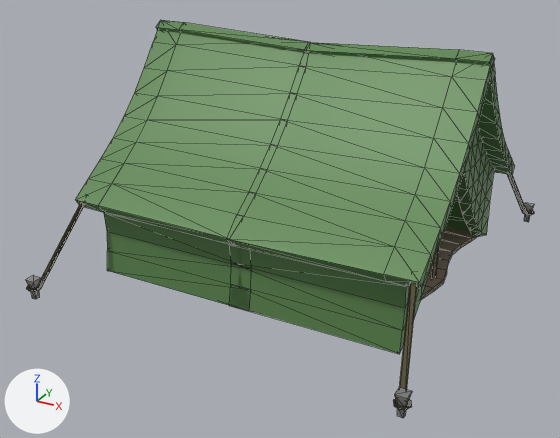
Before and after pictures for a commit that changed the FBX model Assets/Prefabs/Buildings/Models/Tent 1.fbx.
Before and after are seen from a 50 mm camera at (3.31, -6.59, 3.6) aimed at (-0.11, -0.37, 0.48). The lights are fixed; the arrows at lower left show +X, +Y and +Z. The picture after the commit comes second. Mesh edges are drawn as thin lines. Where no turn or scale is listed for an object, it has been applied to the vertices. Vertices at exactly the same position are counted once.

Objects in the first picture: 'Tent'.
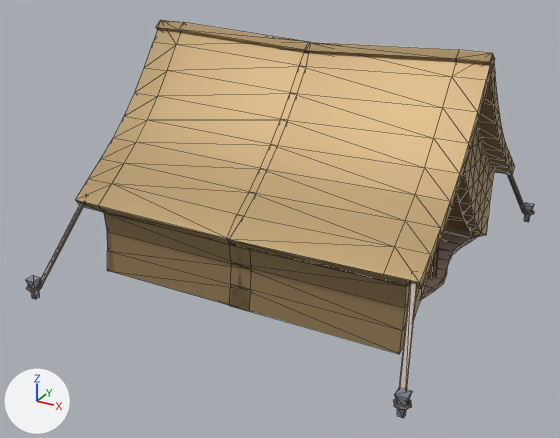
Scene script edits in JSON lines:
```json
{"op": "set", "path": "mat_tent.base_color", "old": "(0.106, 0.232, 0.0772)", "new": "(0.376, 0.262, 0.125)", "note": "green #5c844f -> brown #a58c63"}
{"op": "set", "path": "mat_tent.metallic", "old": "0.1", "new": "0.5"}
{"op": "set", "path": "mat_rope.base_color", "old": "(0.092, 0.0779, 0.0286)", "new": "(0.591, 0.479, 0.407)", "note": "brown #564f2f -> light grey #cab8ab"}
{"op": "add", "block": "mat_wood_medium", "code": ["mat_wood_medium = principled_material('Wood medium')", "mat_wood_medium.base_color = (0.198, 0.112, 0.0452)  # brown #7b5e3c", "mat_wood_medium.roughness = 0.75"]}
{"op": "add", "block": "mat_metal_standard", "code": ["mat_metal_standard = principled_material('Metal standard')", "mat_metal_standard.base_color = (0.361, 0.397, 0.451)  # grey #a2a9b3", "mat_metal_standard.metallic = 0.65", "mat_metal_standard.roughness = 0.45"]}
{"op": "add", "block": "mat_stone_brown", "code": ["mat_stone_brown = principled_material('Stone brown')", "mat_stone_brown.base_color = (0.474, 0.352, 0.266)  # beige #b7a08d", "mat_stone_brown.roughness = 0.75"]}
{"block": "me_cylinder_001", "where": "me_cylinder_001.from_pydata(...)  # 1056 vertices, 2040 faces; spans x -1.91..1.91, y -2.12..2.12, z -0.05..2.25"}
{"block": "me_cylinder_001", "where": "# used by ob_tent; location = (0.0, 0.0, 0.0)"}
{"op": "remove", "block": "me_cylinder_001", "code": "me_cylinder_001.materials.append(mat_wood)  # brown #79654c"}
{"block": "me_cylinder_001", "change": "me_cylinder_001 part 1: 208 faces spanning x -1.49..1.49, y -1.28..1.28, z 0.0..0.04 switch from mat_block (brown #948875) to mat_stone_brown (beige #b7a08d)"}
{"block": "me_cylinder_001", "change": "me_cylinder_001 part 2: 80 faces spanning x -1.89..1.89, y -2.09..2.09, z -0.05..0.15 switch from mat_metal (grey #ababab) to mat_metal_standard (grey #a2a9b3)"}
{"op": "add", "block": "me_cylinder_001", "code": "me_cylinder_001.materials.append(mat_wood_medium)  # brown #7b5e3c"}
```

Where the change shows, as pixel boxes [x1, y1, x2, y2] in the pictures (560 x 438 px):
```json
{"object": "Tent", "change": "recoloured, surface changed", "before": [27, 20, 534, 412], "after": [27, 20, 534, 412], "on screen": "green to beige"}
{"part": 1, "of": "me_cylinder_001", "change": "recoloured", "before": [421, 227, 478, 299], "after": [421, 227, 478, 299], "on screen": "brown to beige"}
{"part": 2, "of": "me_cylinder_001", "change": "recoloured", "before": [27, 203, 533, 413], "after": [27, 203, 533, 413]}
```
